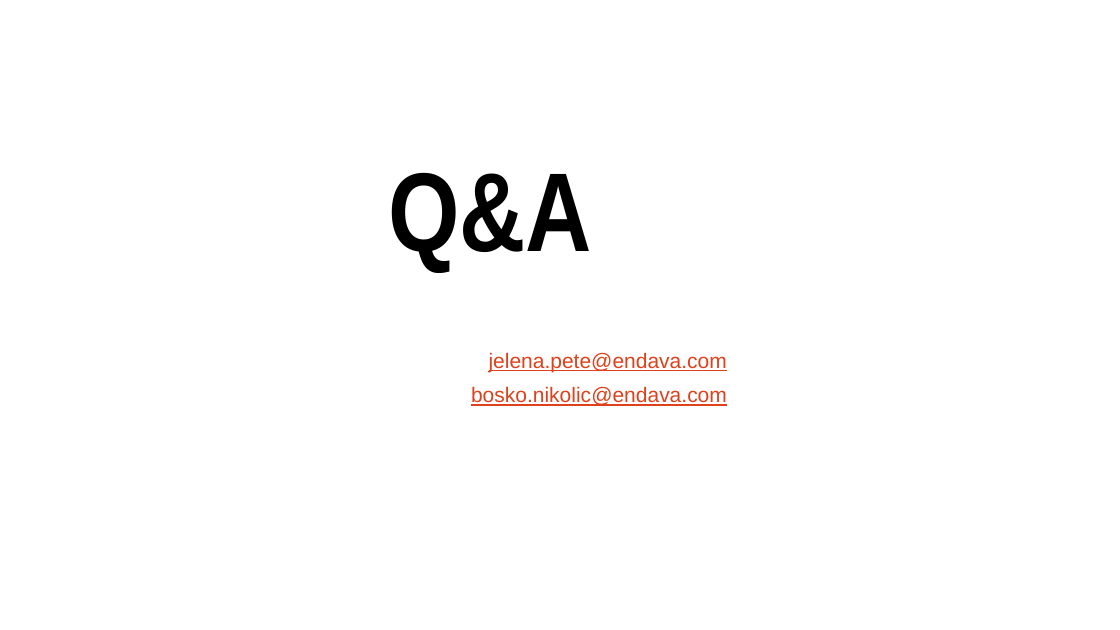
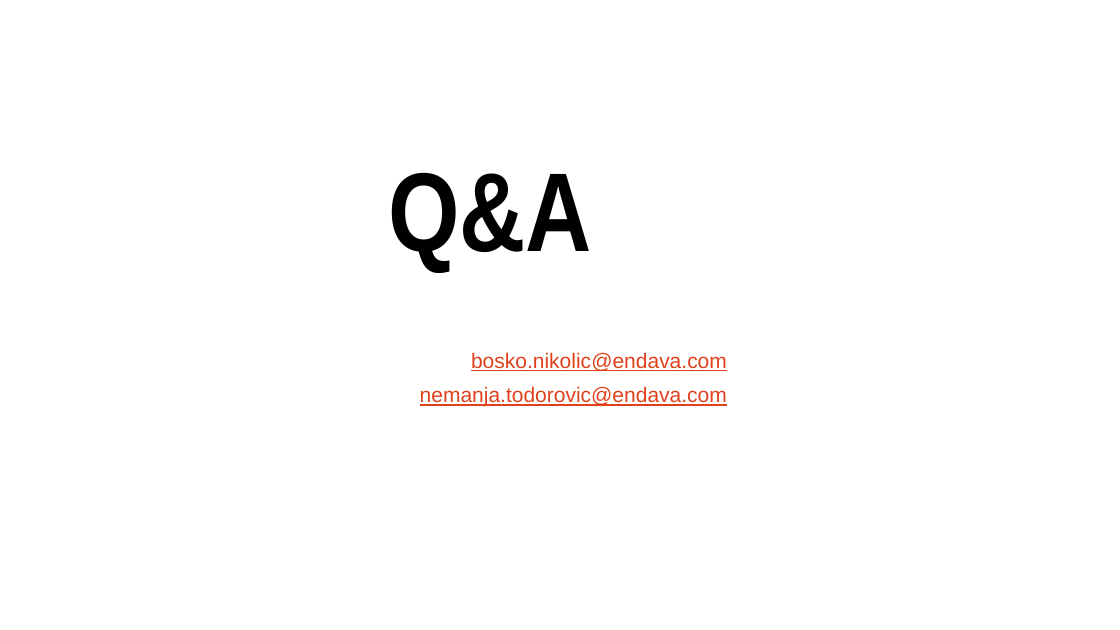
Before and after one commit to endava-training-materials/domaci_zadatak, a slide deck: slide 13 of prezentacije/TA i Selenium osnove - class 3.pptx. Drawn at 1120x630 pixels with LibreOffice and Linux fonts; fonts in the diff are those of the drawing. Boxes give left, top, right and bottom in pixels: in the first picture for what was removed or moved away, otherwise in the second. Text is boxed around its words. In the diff, an @@ line names an element or a change of style, - is before the commit and + after.

```diff
--- a/prezentacije/TA i Selenium osnove - class 3.pptx
+++ b/prezentacije/TA i Selenium osnove - class 3.pptx
@@ text at <box>489,352,727,372</box>: paragraph removed @@
-jelena.pete@endava.com
@@ text at <box>420,386,727,407</box>: paragraph added @@
+nemanja.todorovic@endava.com
```
Also in this commit, not shown: 3 other slides changed, 14 other files.
